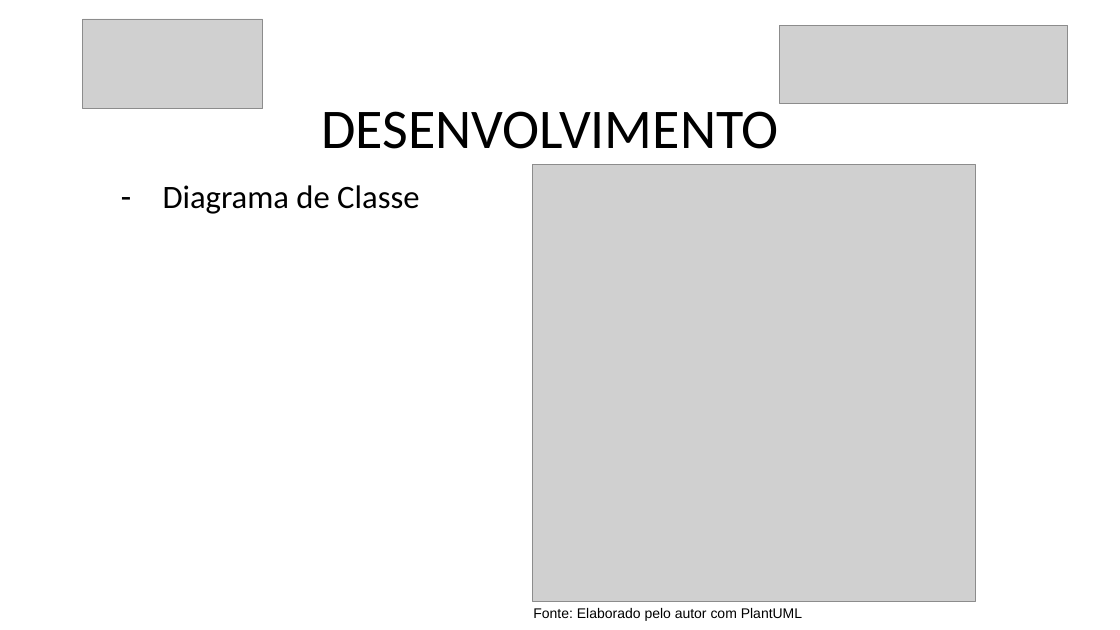
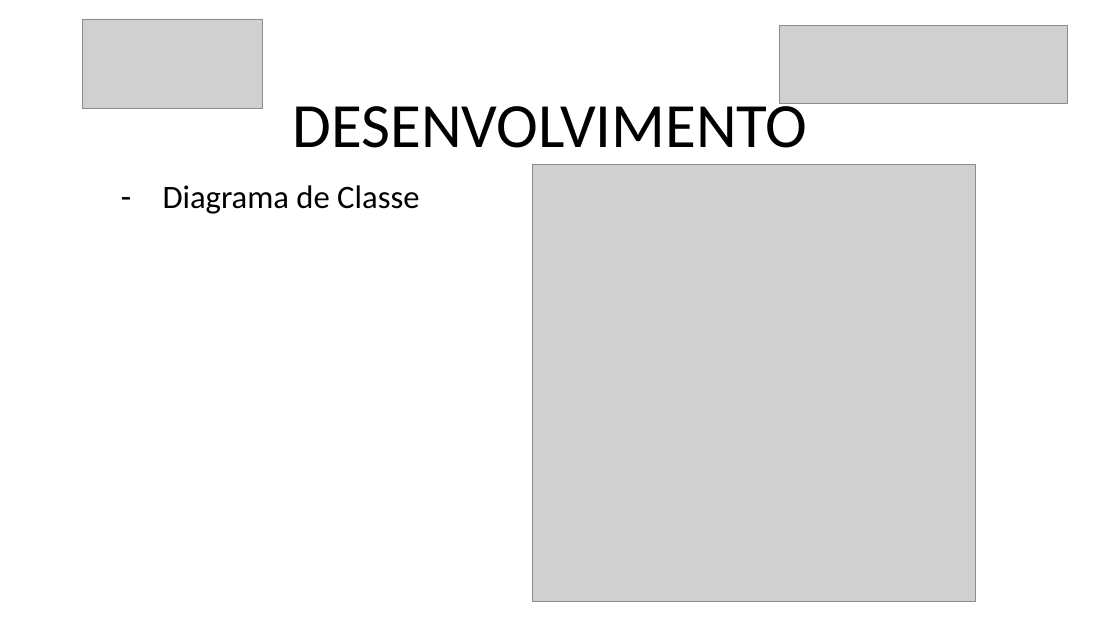
Before and after one commit to danilovaz7/curso-tecnico, a slide deck: slide 11 of liceu/3semestre/projeto integrador/tcc slide.pptx. Drawn at 1120x630 pixels with LibreOffice and Linux fonts; fonts in the diff are those of the drawing; grey boxes stand for pictures. Boxes give left, top, right and bottom in pixels: in the first picture for what was removed or moved away, otherwise in the second. Text is boxed around its words. In the diff, an @@ line names an element or a change of style, - is before the commit and + after.

```diff
--- a/liceu/3semestre/projeto integrador/tcc slide.pptx
+++ b/liceu/3semestre/projeto integrador/tcc slide.pptx
@@ title "DESENVOLVIMENTO" at (x1=293, y1=94, x2=808, y2=148): size 48 to 54 pt @@
@@ text removed at (x1=533, y1=608, x2=802, y2=621) @@
-Fonte: Elaborado pelo autor com PlantUML
```
Also in this commit, not shown: 11 other slides changed, 1 slide added, 1 slide removed.
